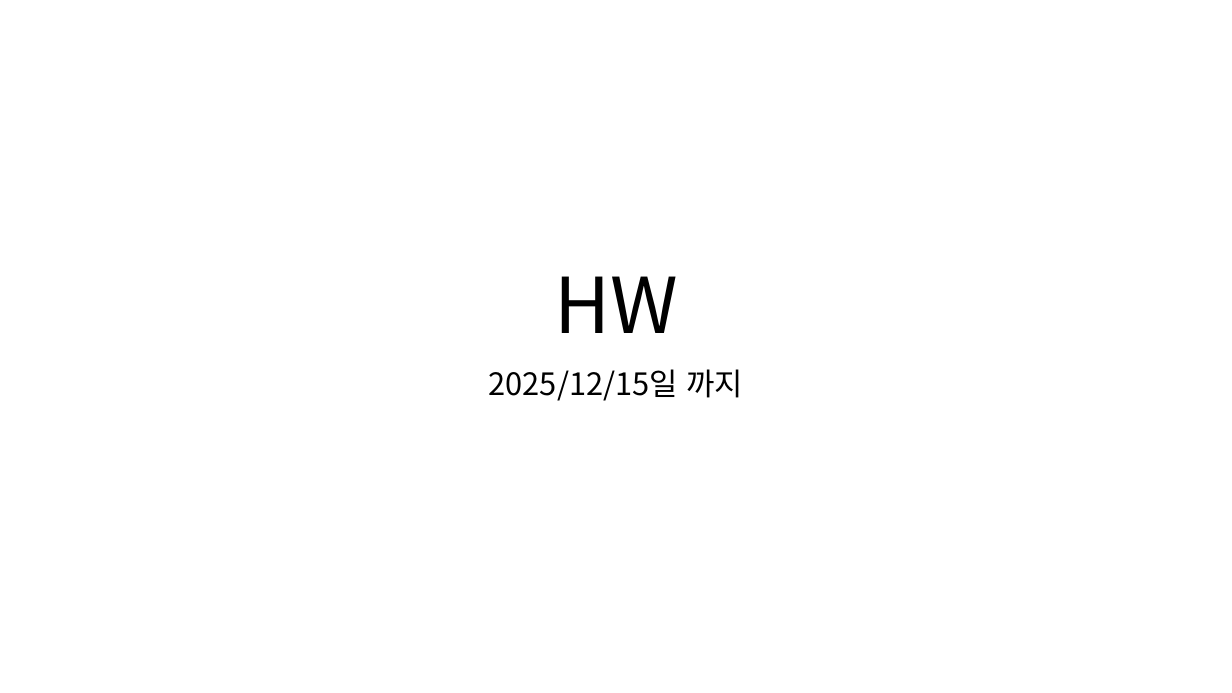
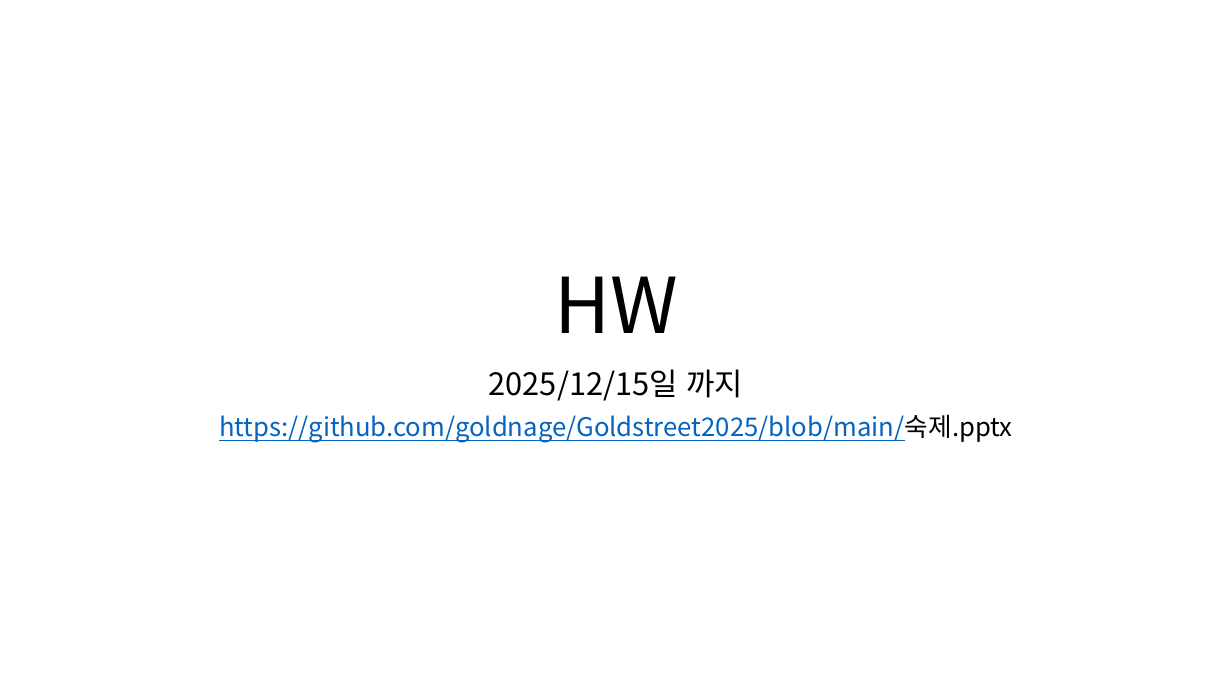
Before and after one commit to goldnage/Goldstreet2025, a slide deck: slide 1 of 숙제.pptx. Drawn at 1232x693 pixels with LibreOffice and Linux fonts; fonts in the diff are those of the drawing. Boxes give left, top, right and bottom in pixels: in the first picture for what was removed or moved away, otherwise in the second. Text is boxed around its words. In the diff, an @@ line names an element or a change of style, - is before the commit and + after.

```diff
--- a/숙제.pptx
+++ b/숙제.pptx
@@ subtitle at bbox=[219, 414, 1013, 443]: paragraph added @@
+https://github.com/goldnage/Goldstreet2025/blob/main/숙제.pptx
```
Also in this commit, not shown: 4 other files.
